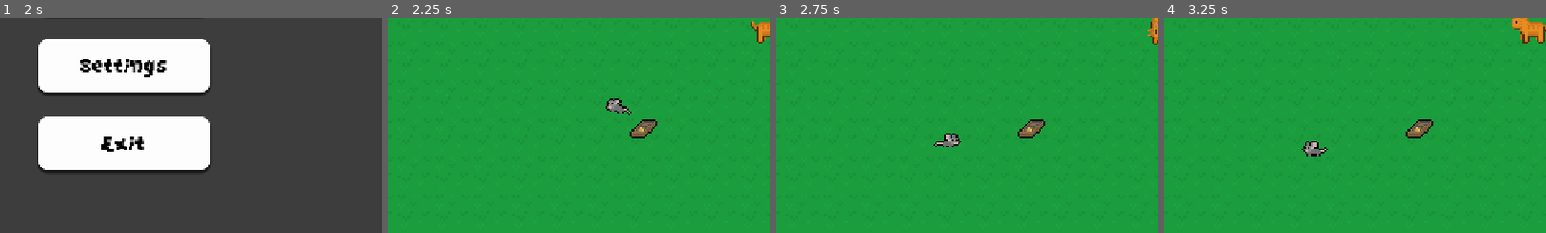
Above: before the commit, frames 1-4 (left to right).
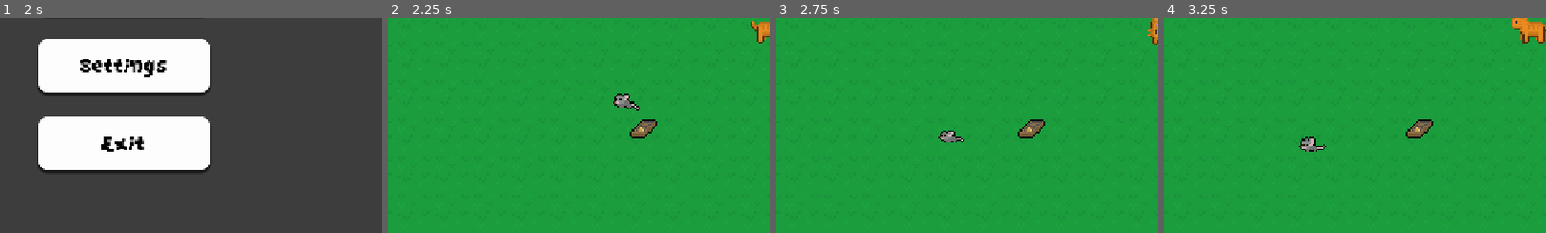
Above: after the commit, the same moments.

Repository: kamil-krecisz/Cat-and-Mouse-game
Game: Godot game, scene res://Scenes/main_menu.tscn
Two runs of this game, one before a commit and one after it. Both use one fixed random seed, a clock stepped at 60 frames per second and the inputs below.
Inputs (mouse positions are % of the whole screen's width and height, from its top left):
- Up to frame 1 (2 s): click "Settings" at 0.5 s; click "X" at 1.25 s
- Up to frame 2 (2.25 s): click "Start game" at 2 s
- Up to frame 3 (2.75 s): no input
- Up to frame 4 (3.25 s): tap Enter (ui_accept) at 2.75, 3.02 s; move the mouse to (72, 45) at 2.77 s; tap A (a_movement) at 2.85 s; click (72, 45) at 2.92 s
The pictures show only the part of the screen within x 0-50%, y 48-98%; the shares and areas given below are measured in that part.

Frame 1 is identical in both runs. In frame 2, 0.5% of the frame differs, in the area x 57-66%, y 35-46%; in frame 3, 0.4%; in frame 4, 0.4%.

Commit message:
Commit 6.5 - Added sound effect for buttons

Diff:
--- a/Scenes/main_menu.tscn
+++ b/Scenes/main_menu.tscn
@@ -1,7 +1,8 @@
-[gd_scene load_steps=23 format=3 uid="uid://0r5ojogprjw1"]
+[gd_scene load_steps=24 format=3 uid="uid://0r5ojogprjw1"]
 
 [ext_resource type="FontFile" uid="uid://cvienmopbysfc" path="res://fonts/GrapeSoda.ttf" id="1_28flt"]
 [ext_resource type="Script" uid="uid://bd2r6w4bodbnx" path="res://scripts/main_menu.gd" id="1_48xlc"]
+[ext_resource type="AudioStream" uid="uid://doj3fj1slf1pv" path="res://Sounds/ClickSound.wav" id="3_1ehe0"]
 
 [sub_resource type="StyleBoxFlat" id="StyleBoxFlat_48xlc"]
 bg_color = Color(0.237539, 0.237539, 0.237539, 1)
@@ -294,6 +295,9 @@
 &"": SubResource("AnimationLibrary_ce3w2")
 }
 
+[node name="ClickPlayer" type="AudioStreamPlayer2D" parent="."]
+stream = ExtResource("3_1ehe0")
+
 [connection signal="pressed" from="VBoxContainer/StartButton" to="." method="_on_start_pressed"]
 [connection signal="pressed" from="VBoxContainer/SettingsButton" to="." method="_on_settings_pressed"]
 [connection signal="pressed" from="VBoxContainer/ExitButton" to="." method="_on_exit_pressed"]
--- a/Scenes/pause_menu.tscn
+++ b/Scenes/pause_menu.tscn
@@ -1,11 +1,18 @@
-[gd_scene load_steps=7 format=3 uid="uid://cdmmkfsji1a0y"]
+[gd_scene load_steps=11 format=3 uid="uid://cdmmkfsji1a0y"]
 
 [ext_resource type="Shader" uid="uid://5hxuvfnm2nsc" path="res://Shaders/pause_menu.gdshader" id="1_emv3i"]
 [ext_resource type="Script" uid="uid://si1yn14o5fc0" path="res://scripts/pause_menu.gd" id="1_k0w1u"]
+[ext_resource type="AudioStream" uid="uid://doj3fj1slf1pv" path="res://Sounds/ClickSound.wav" id="3_1och7"]
 
 [sub_resource type="ShaderMaterial" id="ShaderMaterial_k0w1u"]
 shader = ExtResource("1_emv3i")
 shader_parameter/lod = 0.0
+
+[sub_resource type="StyleBoxEmpty" id="StyleBoxEmpty_k0w1u"]
+
+[sub_resource type="StyleBoxEmpty" id="StyleBoxEmpty_1och7"]
+
+[sub_resource type="StyleBoxEmpty" id="StyleBoxEmpty_bpi0q"]
 
 [sub_resource type="Animation" id="Animation_bpi0q"]
 length = 0.001
@@ -110,16 +117,19 @@
 [node name="Resume" type="Button" parent="PanelContainer/VBoxContainer"]
 layout_mode = 2
 theme_override_font_sizes/font_size = 35
+theme_override_styles/focus = SubResource("StyleBoxEmpty_k0w1u")
 text = "Resume"
 
 [node name="MainMenu" type="Button" parent="PanelContainer/VBoxContainer"]
 layout_mode = 2
 theme_override_font_sizes/font_size = 35
+theme_override_styles/focus = SubResource("StyleBoxEmpty_1och7")
 text = "Main menu"
 
 [node name="Exit" type="Button" parent="PanelContainer/VBoxContainer"]
 layout_mode = 2
 theme_override_font_sizes/font_size = 35
+theme_override_styles/focus = SubResource("StyleBoxEmpty_bpi0q")
 text = "Exit"
 
 [node name="AnimationPlayer" type="AnimationPlayer" parent="."]
@@ -127,6 +137,9 @@
 &"": SubResource("AnimationLibrary_vmyb1")
 }
 
+[node name="ClickPlayer" type="AudioStreamPlayer2D" parent="."]
+stream = ExtResource("3_1och7")
+
 [connection signal="pressed" from="PanelContainer/VBoxContainer/Resume" to="." method="_on_resume_pressed"]
 [connection signal="pressed" from="PanelContainer/VBoxContainer/MainMenu" to="." method="_on_main_menu_pressed"]
 [connection signal="pressed" from="PanelContainer/VBoxContainer/Exit" to="." method="_on_exit_pressed"]
--- a/scripts/main_menu.gd
+++ b/scripts/main_menu.gd
@@ -1,24 +1,31 @@
 extends Control
 @onready var settings_canvas: CanvasLayer = $CanvasLayer
 @onready var AniPlayer: AnimationPlayer = $AnimationPlayer
+@onready var click_player: AudioStreamPlayer2D = $ClickPlayer
 
 
 func _on_start_pressed():
+	click_player.play()
+	await get_tree().create_timer(0.05).timeout
 	get_tree().change_scene_to_file("res://Scenes/main.tscn")
 
 
 func _on_settings_pressed():
+	click_player.play()
 	if settings_canvas.visible == true:
-		return 1
+		return
 	settings_canvas.visible = true
 	AniPlayer.play("settings_animation")
 
 
-func _on_exit_pressed() -> void:
+func _on_exit_pressed():
+	click_player.play()
+	await get_tree().create_timer(0.05).timeout
 	get_tree().quit()
 
 
 func _on_closing_button_pressed():
+	click_player.play()
 	AniPlayer.play_backwards("settings_animation")
 	await get_tree().create_timer(0.2).timeout
 	settings_canvas.visible = false
--- a/scripts/pause_menu.gd
+++ b/scripts/pause_menu.gd
@@ -1,11 +1,23 @@
 extends Control
 @onready var animation: AnimationPlayer = $AnimationPlayer
+@onready var click_player: AudioStreamPlayer2D = $ClickPlayer
+
+func _ready():
+	$PanelContainer/VBoxContainer/Exit.disabled = true
+	$PanelContainer/VBoxContainer/Resume.disabled = true
+	$PanelContainer/VBoxContainer/MainMenu.disabled = true
 
 func resume():
+	$PanelContainer/VBoxContainer/Exit.disabled = true
+	$PanelContainer/VBoxContainer/Resume.disabled = true
+	$PanelContainer/VBoxContainer/MainMenu.disabled = true
 	get_tree().paused = false
 	animation.play_backwards("blur")
 
 func pause():
+	$PanelContainer/VBoxContainer/Exit.disabled = false
+	$PanelContainer/VBoxContainer/Resume.disabled = false
+	$PanelContainer/VBoxContainer/MainMenu.disabled = false
 	get_tree().paused = true
 	animation.play("blur")
 
@@ -16,13 +28,18 @@
 		resume()
 
 func _on_resume_pressed():
+	click_player.play()
 	resume()
 
 func _on_main_menu_pressed():
+	click_player.play()
+	await get_tree().create_timer(0.05).timeout
 	resume()
 	get_tree().change_scene_to_file("res://Scenes/main_menu.tscn")
 
 func _on_exit_pressed():
+	click_player.play()
+	await get_tree().create_timer(0.05).timeout
 	get_tree().quit()
 
 func _process(_delta):
Not shown, added: Sounds/ClickSound.wav.import
Binary file added: Sprites/Cheese.png
Not shown, added: Sprites/Cheese.png.import
Not shown, added: Sounds/ClickSound.wav
